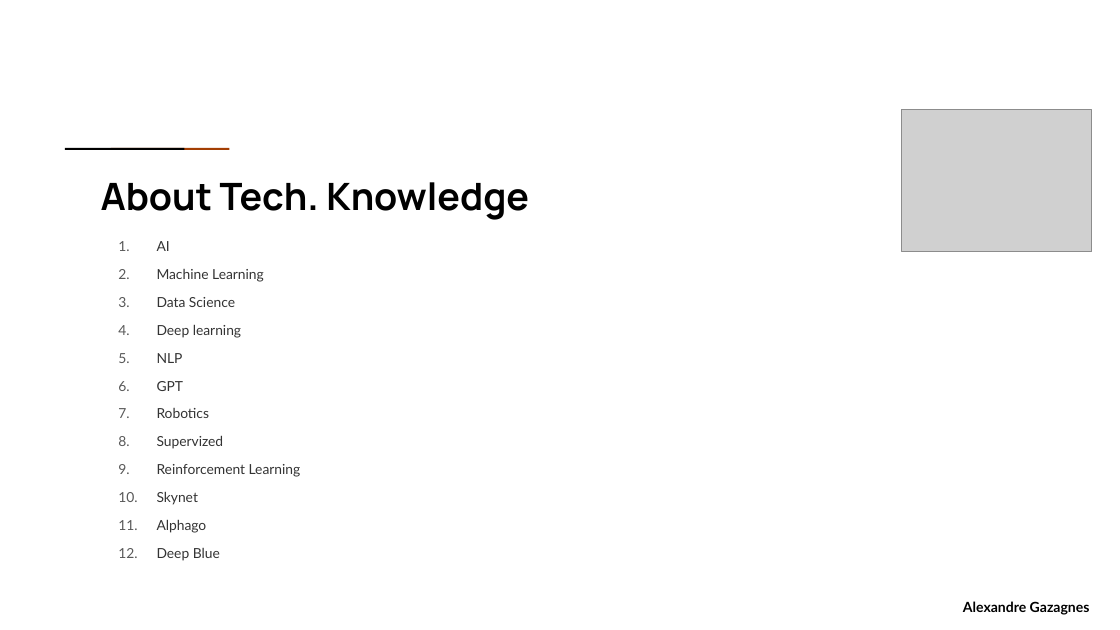
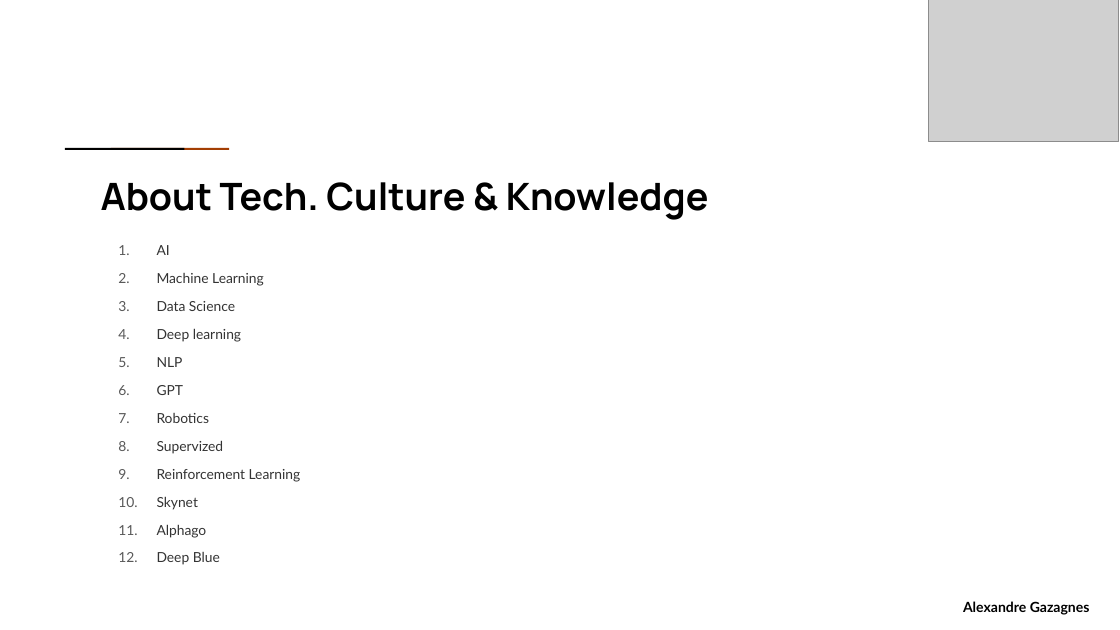
Before and after one commit to AlexandreGazagnes/CentraleSupElec-NLP-Public-Resources, a slide deck: slide 8 of sessions/01-Day/011-Morning/011-01-Presentation.pptx (slide 5 before the commit). Drawn at 1120x630 pixels with LibreOffice and Linux fonts; fonts in the diff are those of the drawing; grey boxes stand for pictures. Boxes give left, top, right and bottom in pixels: in the first picture for what was removed or moved away, otherwise in the second. Text is boxed around its words. In the diff, an @@ line names an element or a change of style, - is before the commit and + after.

```diff
--- a/sessions/01-Day/011-Morning/011-01-Presentation.pptx
+++ b/sessions/01-Day/011-Morning/011-01-Presentation.pptx
@@ picture: place and size @@
-picture at <box>902,110,1092,252</box>
+picture at <box>928,0,1119,141</box>
@@ title at <box>101,182,709,220</box>: text changed @@
-About Tech. Knowledge
+About Tech. Culture & Knowledge
@@ text "AI": place and size @@
-text "AI" at <box>157,241,301,561</box>
+text "AI" at <box>157,245,301,565</box>
```
Also in this commit, not shown: 14 other slides changed, 1 slide added, 2 slides removed, 8 other files.
